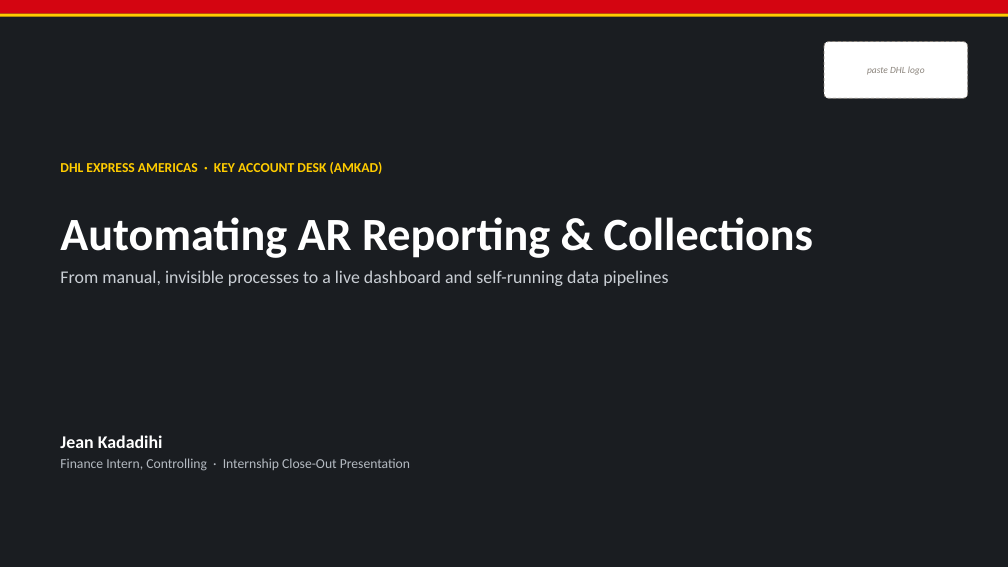
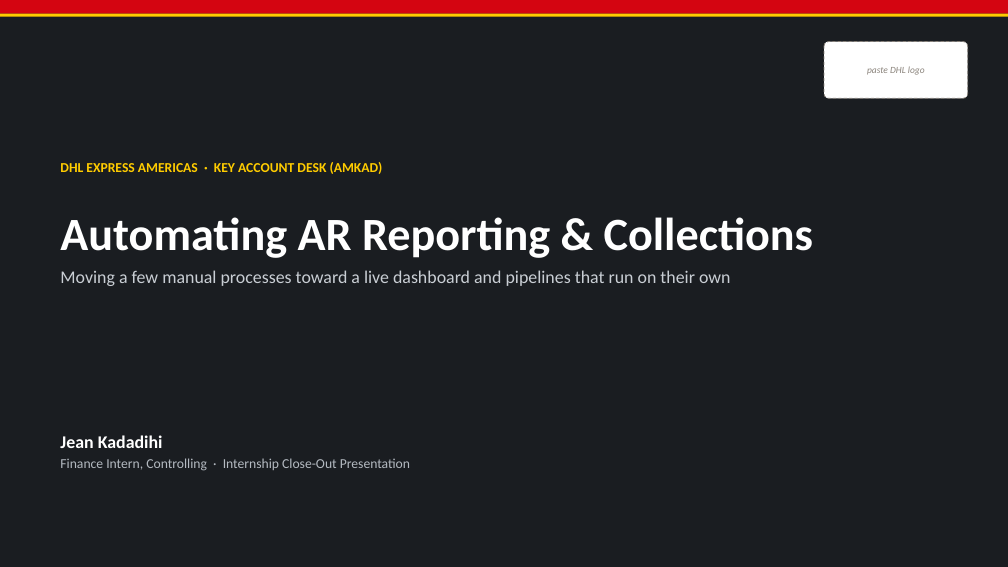
Before and after one commit to jkadadihi/Power-BI-, a slide deck: slide 1 of docs/AMKAD_Internship_Presentation.pptx. Drawn at 1008x567 pixels with LibreOffice and Linux fonts; fonts in the diff are those of the drawing. Boxes give left, top, right and bottom in pixels: in the first picture for what was removed or moved away, otherwise in the second. Text is boxed around its words. In the diff, an @@ line names an element or a change of style, - is before the commit and + after.

```diff
--- a/docs/AMKAD_Internship_Presentation.pptx
+++ b/docs/AMKAD_Internship_Presentation.pptx
@@ text at (60, 270, 731, 286): text changed @@
-From manual, invisible processes to a live dashboard and self-running data pipelines
+Moving a few manual processes toward a live dashboard and pipelines that run on their own
```
Also in this commit, not shown: 12 other slides changed, 1 other file.
